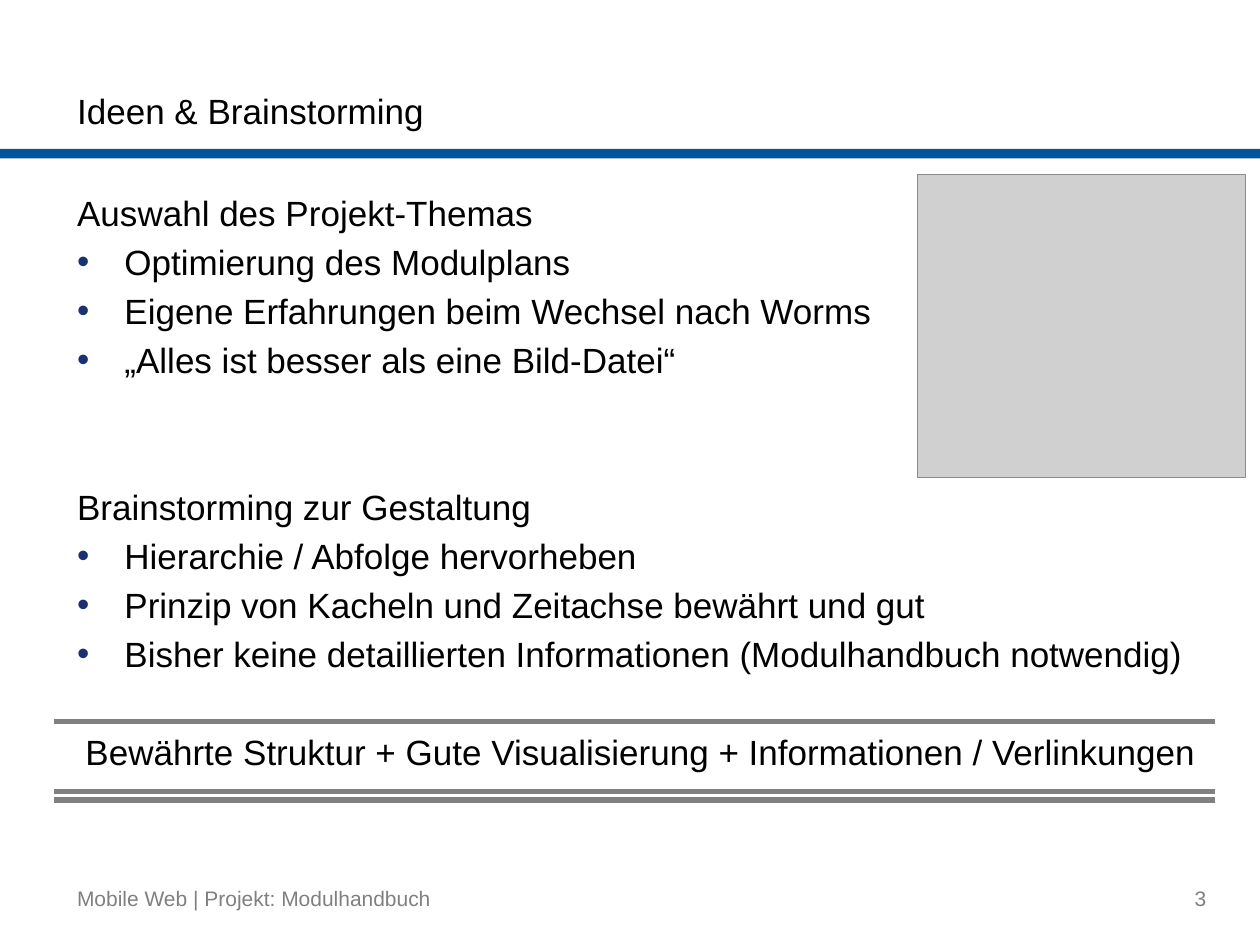
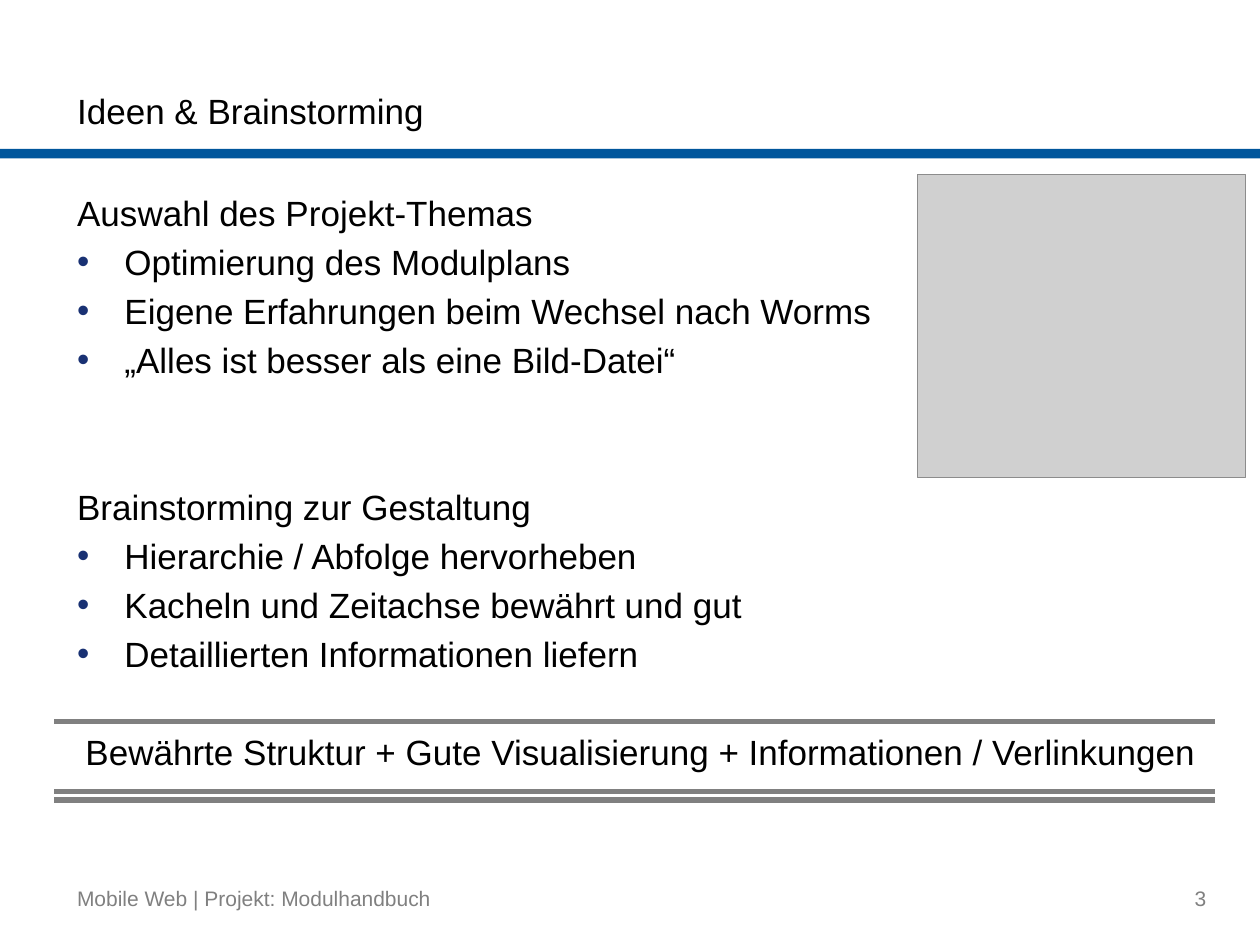
Before and after one commit to buk/mobile-web-modulhandbuch, a slide deck: slide 3 of presentation/2015-07-09_Mobile-Web_Gruppe-Modulhandbuch.pptx. Drawn at 1260x945 pixels with LibreOffice and Linux fonts; fonts in the diff are those of the drawing; grey boxes stand for pictures; background and template pictures are left out. Boxes give left, top, right and bottom in pixels: in the first picture for what was removed or moved away, otherwise in the second. Text is boxed around its words. In the diff, an @@ line names an element or a change of style, - is before the commit and + after.

```diff
--- a/presentation/2015-07-09_Mobile-Web_Gruppe-Modulhandbuch.pptx
+++ b/presentation/2015-07-09_Mobile-Web_Gruppe-Modulhandbuch.pptx
@@ text at [124, 592, 742, 668]: text changed @@
-• Prinzip von Kacheln und Zeitachse bewährt und gut
-• Bisher keine detaillierten Informationen (Modulhandbuch notwendig)
+• Kacheln und Zeitachse bewährt und gut
+• Detaillierten Informationen liefern
```
Also in this commit, not shown: 2 other slides changed.
